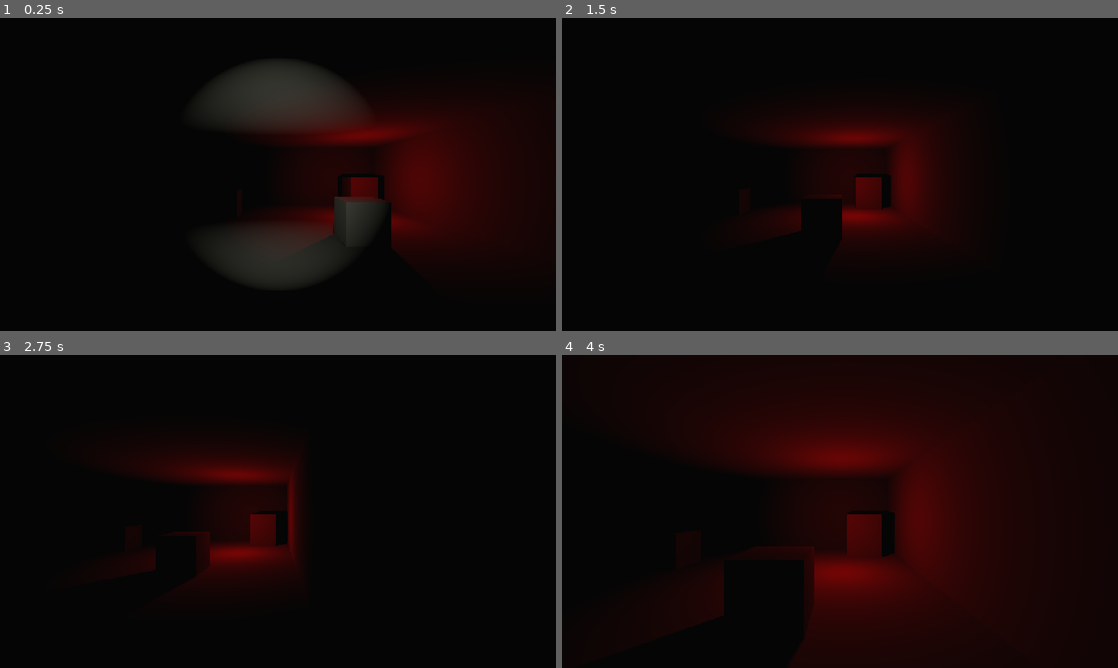
Above: before the commit, frames 1-4 (two rows, left to right).
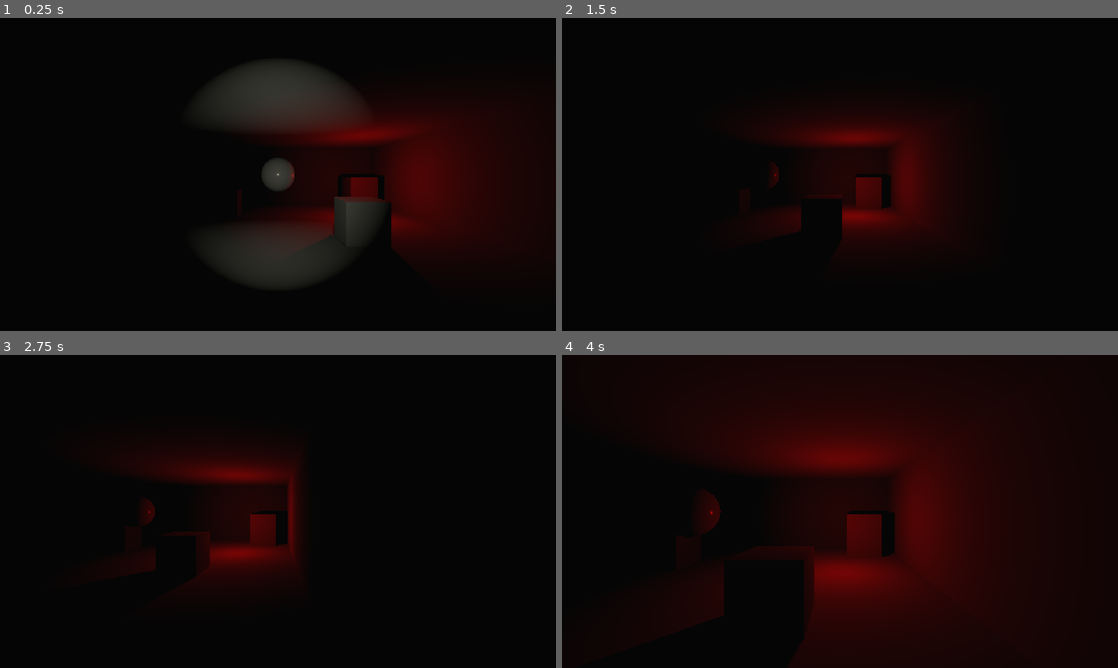
Above: after the commit, the same moments.

Repository: Panteve/Casa_abandonada_videojuego
Game: Godot game, scene res://zonaC/zona_c.tscn
Same seed, same stepped clock (60 frames per second), same inputs: the game is played once before the commit and once after it. The project has no main scene, so this scene is started directly.
Inputs:
- Up to frame 1 (0.25 s): no input
- Up to frame 2 (1.5 s): tap Enter at 0.5 s; hold D 0.53-1.28 s; tap Shift at 0.6, 1.35 s; hold S from 1.28 s (still down)
- Up to frame 3 (2.75 s): tap Space at 2 s; release S at 2.03 s; hold D from 2.03 s (still down); tap Shift at 2.1 s
- Up to frame 4 (4 s): release D at 2.78 s; hold W 2.78-3.53 s; tap Shift at 2.85, 3.6 s; hold A from 3.53 s (still down)

The runs differ from the first frame. In frame 1, 0.5% of the frame differs, in the area x 47-53%, y 45-55%; in frame 2, less than 0.1%; in frame 3, 0.1%; in frame 4, 0.3%.

Commit message:
Tarea C nivel 3

Diff:
--- a/zonaC/jugador_c.gd
+++ b/zonaC/jugador_c.gd
@@ -1,5 +1,4 @@
 extends CharacterBody3D
-
 @export var vel_caminar := 3.0            # m/s: cruzar el sótano (12 m) toma 4 s
 @export var vel_correr := 6.0             # m/s: lo cruza en 2 s
 @export var tecla_correr := KEY_SHIFT
--- a/zonaC/luz_jugador.gd
+++ b/zonaC/luz_jugador.gd
@@ -11,7 +11,20 @@
 	spot_attenuation = 2.0
 
 	print(atenuacion(1.0), " ", atenuacion(2.0), " ", atenuacion(4.0))
-
+	print(blinn_phong(Vector3(0, 1, 0), Vector3(0, 1, 1), Vector3(0, 1, -1), 32.0))
+	print(blinn_phong(Vector3(0, 1, 0), Vector3(0, 1, 1), Vector3(0, 1, 0), 32.0))
 
 static func atenuacion(d: float, exponente: float = 2.0) -> float:
 	return 1.0 / pow(maxf(d, 0.0001), exponente)
+static func blinn_phong(normal: Vector3, hacia_luz: Vector3,
+		hacia_ojo: Vector3, brillo: float) -> float:
+	var n := normalizar(normal)
+	var l := normalizar(hacia_luz)
+	var v := normalizar(hacia_ojo)
+	var h := normalizar(l + v)
+	return pow(maxf(0.0, n.dot(h)), brillo)
+static func normalizar(v: Vector3) -> Vector3:
+	var largo := sqrt(v.x * v.x + v.y * v.y + v.z * v.z)
+	if largo == 0.0:
+		return Vector3.ZERO
+	return v / largo
--- a/zonaC/zona_c.tscn
+++ b/zonaC/zona_c.tscn
@@ -38,6 +38,15 @@
 
 [sub_resource type="BoxShape3D" id="Forma_caja"]
 
+[sub_resource type="StandardMaterial3D" id="Mat_brillante"]
+albedo_color = Color(0.6, 0.6, 0.6, 1)
+roughness = 0.2
+
+[sub_resource type="SphereMesh" id="Malla_esfera"]
+material = SubResource("Mat_brillante")
+
+[sub_resource type="SphereShape3D" id="Forma_esfera"]
+
 [sub_resource type="BoxMesh" id="Malla_caldera"]
 material = SubResource("Mat_gris")
 size = Vector3(1.2, 1.5, 1.2)
@@ -51,113 +60,122 @@
 [sub_resource type="BoxShape3D" id="Forma_jugador"]
 size = Vector3(1, 0.9, 1)
 
-[node name="ZonaC" type="Node3D" unique_id=871611248]
-
-[node name="Entorno" type="WorldEnvironment" parent="." unique_id=820511185]
+[node name="ZonaC" type="Node3D" unique_id=612492734]
+
+[node name="Entorno" type="WorldEnvironment" parent="." unique_id=1297130219]
 environment = SubResource("Entorno_sotano")
 
-[node name="Sol" type="DirectionalLight3D" parent="." unique_id=631560328]
+[node name="Sol" type="DirectionalLight3D" parent="." unique_id=2081404725]
 transform = Transform3D(1, 0, 0, 0, 0.939693, 0.34202, 0, -0.34202, 0.939693, 0, 4, 0)
 light_energy = 0.0
-shadow_bias = 10.0
-shadow_normal_bias = 10.0
-
-[node name="Piso" type="StaticBody3D" parent="." unique_id=1535200810]
+shadow_bias = 3.0
+shadow_normal_bias = 6.0
+
+[node name="Piso" type="StaticBody3D" parent="." unique_id=1566319900]
 transform = Transform3D(1, 0, 0, 0, 1, 0, 0, 0, 1, 0, -0.1, 0)
 
-[node name="Malla" type="MeshInstance3D" parent="Piso" unique_id=33466030]
+[node name="Malla" type="MeshInstance3D" parent="Piso" unique_id=842634116]
 mesh = SubResource("Malla_piso")
 
-[node name="Forma" type="CollisionShape3D" parent="Piso" unique_id=1745610920]
+[node name="Forma" type="CollisionShape3D" parent="Piso" unique_id=773806656]
 shape = SubResource("Forma_piso")
 
-[node name="Techo" type="StaticBody3D" parent="." unique_id=1092347629]
+[node name="Techo" type="StaticBody3D" parent="." unique_id=415147830]
 transform = Transform3D(1, 0, 0, 0, 1, 0, 0, 0, 1, 0, 3.1, 0)
 
-[node name="Malla" type="MeshInstance3D" parent="Techo" unique_id=2045631800]
+[node name="Malla" type="MeshInstance3D" parent="Techo" unique_id=776249330]
 cast_shadow = 0
 mesh = SubResource("Malla_piso")
 
-[node name="Forma" type="CollisionShape3D" parent="Techo" unique_id=2086712129]
+[node name="Forma" type="CollisionShape3D" parent="Techo" unique_id=1587527574]
 shape = SubResource("Forma_piso")
 
-[node name="ParedNorte" type="StaticBody3D" parent="." unique_id=1024435635]
+[node name="ParedNorte" type="StaticBody3D" parent="." unique_id=1879487172]
 transform = Transform3D(1, 0, 0, 0, 1, 0, 0, 0, 1, 0, 1.5, -6.1)
 
-[node name="Malla" type="MeshInstance3D" parent="ParedNorte" unique_id=163522936]
+[node name="Malla" type="MeshInstance3D" parent="ParedNorte" unique_id=423287417]
 cast_shadow = 0
 mesh = SubResource("Malla_pared_ns")
 
-[node name="Forma" type="CollisionShape3D" parent="ParedNorte" unique_id=223450302]
+[node name="Forma" type="CollisionShape3D" parent="ParedNorte" unique_id=41466704]
 shape = SubResource("Forma_pared_ns")
 
-[node name="ParedSur" type="StaticBody3D" parent="." unique_id=713030588]
+[node name="ParedSur" type="StaticBody3D" parent="." unique_id=397503370]
 transform = Transform3D(1, 0, 0, 0, 1, 0, 0, 0, 1, 0, 1.5, 6.1)
 
-[node name="Malla" type="MeshInstance3D" parent="ParedSur" unique_id=665817357]
+[node name="Malla" type="MeshInstance3D" parent="ParedSur" unique_id=909094403]
 cast_shadow = 0
 mesh = SubResource("Malla_pared_ns")
 
-[node name="Forma" type="CollisionShape3D" parent="ParedSur" unique_id=190165620]
+[node name="Forma" type="CollisionShape3D" parent="ParedSur" unique_id=1558238921]
 shape = SubResource("Forma_pared_ns")
 
-[node name="ParedEste" type="StaticBody3D" parent="." unique_id=1731844451]
+[node name="ParedEste" type="StaticBody3D" parent="." unique_id=426129178]
 transform = Transform3D(1, 0, 0, 0, 1, 0, 0, 0, 1, 5.1, 1.5, 0)
 
-[node name="Malla" type="MeshInstance3D" parent="ParedEste" unique_id=1317040242]
+[node name="Malla" type="MeshInstance3D" parent="ParedEste" unique_id=1459434026]
 cast_shadow = 0
 mesh = SubResource("Malla_pared_eo")
 
-[node name="Forma" type="CollisionShape3D" parent="ParedEste" unique_id=936322109]
+[node name="Forma" type="CollisionShape3D" parent="ParedEste" unique_id=1157055481]
 shape = SubResource("Forma_pared_eo")
 
-[node name="ParedOeste" type="StaticBody3D" parent="." unique_id=602672528]
+[node name="ParedOeste" type="StaticBody3D" parent="." unique_id=2126883455]
 transform = Transform3D(1, 0, 0, 0, 1, 0, 0, 0, 1, -5.1, 1.5, 0)
 
-[node name="Malla" type="MeshInstance3D" parent="ParedOeste" unique_id=685545376]
+[node name="Malla" type="MeshInstance3D" parent="ParedOeste" unique_id=986743881]
 cast_shadow = 0
 mesh = SubResource("Malla_pared_eo")
 
-[node name="Forma" type="CollisionShape3D" parent="ParedOeste" unique_id=428851249]
+[node name="Forma" type="CollisionShape3D" parent="ParedOeste" unique_id=1707197185]
 shape = SubResource("Forma_pared_eo")
 
-[node name="Caja1" type="StaticBody3D" parent="." unique_id=571651197]
+[node name="Caja1" type="StaticBody3D" parent="." unique_id=747663768]
 transform = Transform3D(1, 0, 0, 0, 1, 0, 0, 0, 1, -2, 0.5, 3)
 
-[node name="Malla" type="MeshInstance3D" parent="Caja1" unique_id=1080585637]
+[node name="Malla" type="MeshInstance3D" parent="Caja1" unique_id=1547440236]
 mesh = SubResource("Malla_caja")
 
-[node name="Forma" type="CollisionShape3D" parent="Caja1" unique_id=867010909]
+[node name="Forma" type="CollisionShape3D" parent="Caja1" unique_id=711151485]
 shape = SubResource("Forma_caja")
 
-[node name="Caja2" type="StaticBody3D" parent="." unique_id=1865288599]
+[node name="Caja2" type="StaticBody3D" parent="." unique_id=437251845]
 transform = Transform3D(1, 0, 0, 0, 1, 0, 0, 0, 1, 2, 0.5, 0)
 
-[node name="Malla" type="MeshInstance3D" parent="Caja2" unique_id=826960255]
+[node name="Malla" type="MeshInstance3D" parent="Caja2" unique_id=868079687]
 mesh = SubResource("Malla_caja")
 
-[node name="Forma" type="CollisionShape3D" parent="Caja2" unique_id=975816725]
+[node name="Forma" type="CollisionShape3D" parent="Caja2" unique_id=967227890]
 shape = SubResource("Forma_caja")
 
-[node name="Caja3" type="StaticBody3D" parent="." unique_id=925824248]
+[node name="Caja3" type="StaticBody3D" parent="." unique_id=901121485]
 transform = Transform3D(1, 0, 0, 0, 1, 0, 0, 0, 1, -2, 0.5, -3)
 
-[node name="Malla" type="MeshInstance3D" parent="Caja3" unique_id=1714521772]
+[node name="Malla" type="MeshInstance3D" parent="Caja3" unique_id=1138618861]
 mesh = SubResource("Malla_caja")
 
-[node name="Forma" type="CollisionShape3D" parent="Caja3" unique_id=1896133847]
+[node name="Forma" type="CollisionShape3D" parent="Caja3" unique_id=1063003874]
 shape = SubResource("Forma_caja")
 
-[node name="Caldera" type="StaticBody3D" parent="." unique_id=729061782]
+[node name="Esfera" type="StaticBody3D" parent="." unique_id=1149795149]
+transform = Transform3D(1, 0, 0, 0, 1, 0, 0, 0, 1, 0, 1.6, -1)
+
+[node name="Malla" type="MeshInstance3D" parent="Esfera" unique_id=1324286487]
+mesh = SubResource("Malla_esfera")
+
+[node name="Forma" type="CollisionShape3D" parent="Esfera" unique_id=1882067106]
+shape = SubResource("Forma_esfera")
+
+[node name="Caldera" type="StaticBody3D" parent="." unique_id=361926697]
 transform = Transform3D(1, 0, 0, 0, 1, 0, 0, 0, 1, 3.8, 0.75, -4.6)
 
-[node name="Malla" type="MeshInstance3D" parent="Caldera" unique_id=2004029806]
+[node name="Malla" type="MeshInstance3D" parent="Caldera" unique_id=1351524912]
 mesh = SubResource("Malla_caldera")
 
-[node name="Forma" type="CollisionShape3D" parent="Caldera" unique_id=1165875543]
+[node name="Forma" type="CollisionShape3D" parent="Caldera" unique_id=286177841]
 shape = SubResource("Forma_caldera")
 
-[node name="LuzCaldera" type="OmniLight3D" parent="." unique_id=795520370]
+[node name="LuzCaldera" type="OmniLight3D" parent="." unique_id=1565477904]
 transform = Transform3D(1, 0, 0, 0, 1, 0, 0, 0, 1, 3, 1.4, -2.2)
 light_color = Color(0.545098, 0, 0, 1)
 light_energy = 3.0
@@ -165,26 +183,26 @@
 omni_range = 6.0
 omni_attenuation = 2.0
 
-[node name="Jugador" type="CharacterBody3D" parent="." unique_id=639747959]
+[node name="Jugador" type="CharacterBody3D" parent="." unique_id=727852633]
 transform = Transform3D(1, 0, 0, 0, 1, 0, 0, 0, 1, 0, 0, 5)
 collision_layer = 8
 collision_mask = 3
 motion_mode = 1
 script = ExtResource("1_jugador")
 
-[node name="Cuerpo" type="MeshInstance3D" parent="Jugador" unique_id=1503966917]
+[node name="Cuerpo" type="MeshInstance3D" parent="Jugador" unique_id=1049857233]
 transform = Transform3D(1, 0, 0, 0, 1, 0, 0, 0, 1, 0, 0.5, 0)
 mesh = SubResource("Malla_cuerpo")
 
-[node name="Forma" type="CollisionShape3D" parent="Jugador" unique_id=195718218]
+[node name="Forma" type="CollisionShape3D" parent="Jugador" unique_id=2037031281]
 transform = Transform3D(1, 0, 0, 0, 1, 0, 0, 0, 1, 0, 0.5, 0)
 shape = SubResource("Forma_jugador")
 
-[node name="Camera3D" type="Camera3D" parent="Jugador" unique_id=1371410713]
+[node name="Camera3D" type="Camera3D" parent="Jugador" unique_id=885760718]
 transform = Transform3D(1, 0, 0, 0, 1, 0, 0, 0, 1, 0, 1.6, 0)
 current = true
 
-[node name="LuzJugador" type="SpotLight3D" parent="Jugador" unique_id=194387692]
+[node name="LuzJugador" type="SpotLight3D" parent="Jugador" unique_id=2058608691]
 light_color = Color(0.960784, 0.960784, 0.862745, 1)
 light_energy = 6.4
 shadow_enabled = true
Not shown: 1 places in zonaC/zona_c.tscn that only renumber resources
